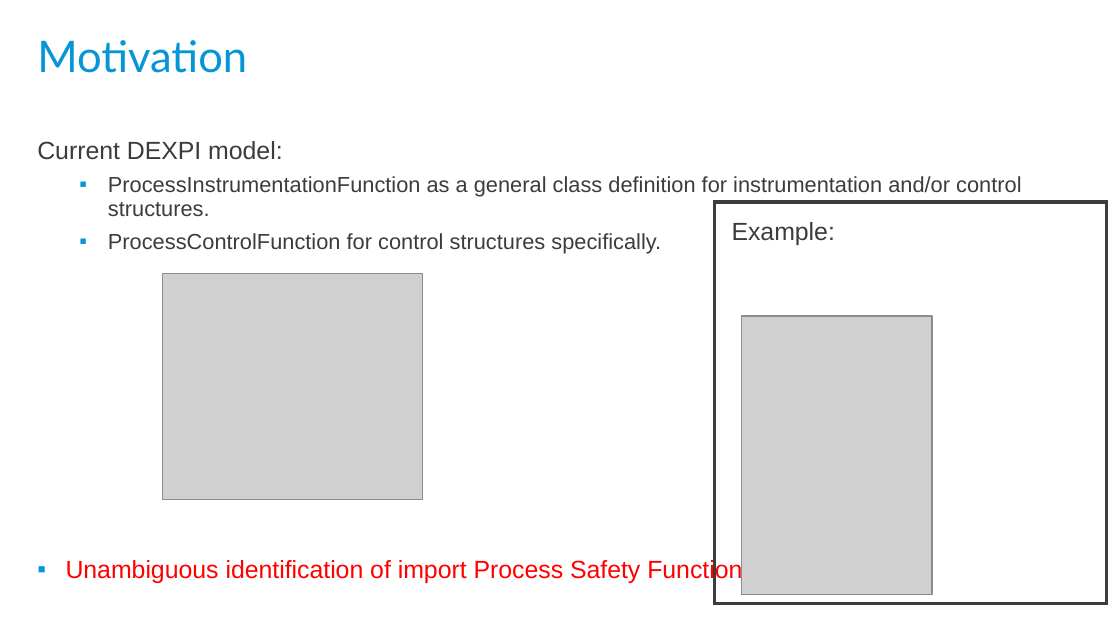
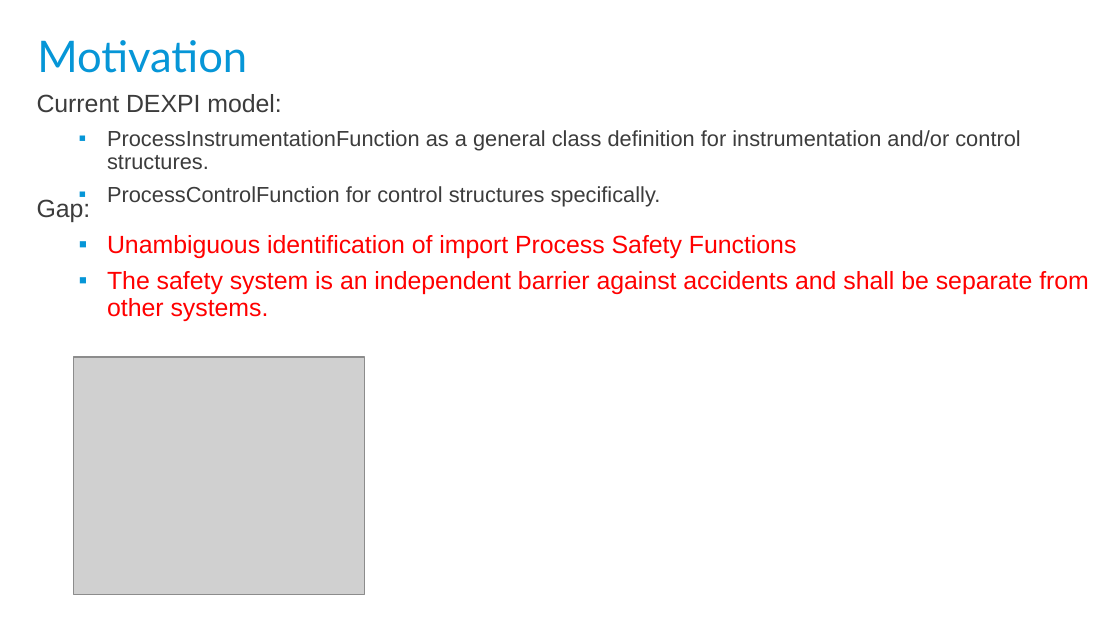
Before and after one commit to ToniaPedersen/DISCDEXPI, a slide deck: slide 2 of ContinuationProject/ContentTeam/ProcessSafetyFunction.pptx. Drawn at 1120x630 pixels with LibreOffice and Linux fonts; fonts in the diff are those of the drawing; grey boxes stand for pictures; background and template pictures are left out. Boxes give left, top, right and bottom in pixels: in the first picture for what was removed or moved away, otherwise in the second. Text is boxed around its words. In the diff, an @@ line names an element or a change of style, - is before the commit and + after.

```diff
--- a/ContinuationProject/ContentTeam/ProcessSafetyFunction.pptx
+++ b/ContinuationProject/ContentTeam/ProcessSafetyFunction.pptx
@@ text "Current DEXPI model:" rewrapped from (x1=37, y1=141, x2=1021, y2=253) to (x1=37, y1=94, x2=1020, y2=202) @@
@@ text added at (x1=37, y1=199, x2=1089, y2=321), 16 pt, text #FF0000 @@
+Gap:
+  ▪ Unambiguous identification of import Process Safety Functions
+  ▪ The safety system is an independent barrier against accidents and shall be separate from other systems.
@@ rectangle removed at (x1=715, y1=202, x2=1107, y2=604) @@
@@ text removed at (x1=732, y1=222, x2=835, y2=245) @@
-Example:
@@ picture removed at (x1=162, y1=273, x2=423, y2=500) @@
@@ picture removed at (x1=741, y1=316, x2=932, y2=595) @@
@@ picture added at (x1=74, y1=357, x2=364, y2=595) @@
@@ text removed at (x1=66, y1=558, x2=755, y2=584) @@
-▪ Unambiguous identification of import Process Safety Functions
```
Also in this commit, not shown: 1 other slide changed, 4 slides removed.
